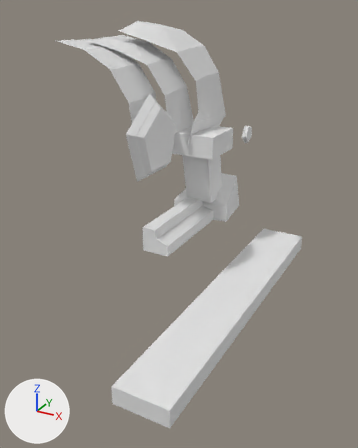
Before and after pictures for a commit that changed the Blender file Blockings.blend.
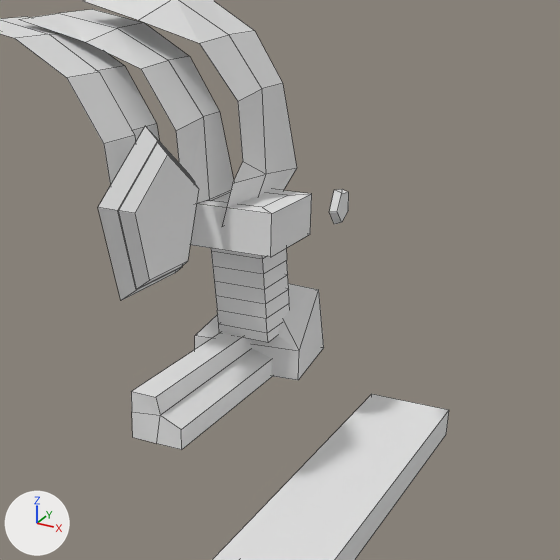
Each version appears first whole from a camera (50 mm lens) standing at (4.76, -4.47, 3.15) and looking at (2.3, 0.0, 0.92), and next in a close-up on the part from 21% to 100% of the width and 7% to 70% of the height. Lighting does not change. The marker at lower left points along +X, +Y and +Z. The close-ups show mesh edges as thin lines.

The first close-up shows 'InnerPadding', 'Keyhole', 'KeyholeBackframe', 'MetalLeg', 'MetalLegDecor', 'MetalStairs', 'MetalStrap', 'TopPadding', 'WoodenLid', 'WoodenPlane'.
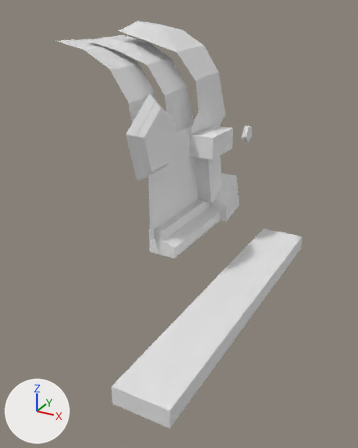
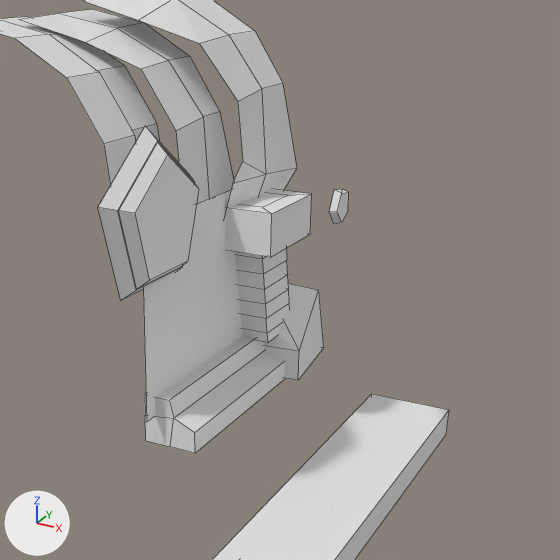
Commit message: Blocking: add wooden wall

Pixel boxes (x1, y1, x2, y2) of what changed, in the close-ups (560 x 560 px):
'WoodenWall', added: after (143, 190, 242, 422)
'MetalStairs', moved: before (131, 332, 272, 450); after (145, 336, 285, 453)

The change, as a diff of the scene's bpy script:
```diff
--- a/Blockings.blend.py
+++ b/Blockings.blend.py
@@ me_plane @@
+me_plane.from_pydata([(-0.88, -1.0, 0.0), (0.64, -1.0, 0.0), (-0.88, 1.0, 0.0), (0.64, 1.0, 0.0)], [], [(0, 1, 3, 2)])
@@ ob_metalstairs @@
 ob_metalstairs = bpy.data.objects.new('MetalStairs', me_cube_003)
-ob_metalstairs.location = (1.949, 0.715, 0.612)
+ob_metalstairs.location = (2.042, 0.715, 0.612)
 ob_metalstairs.scale = (0.172, 0.665, 0.172)
@@ ob_woodenwall @@
+ob_woodenwall = bpy.data.objects.new('WoodenWall', me_plane)
+ob_woodenwall.location = (1.941, 0.727, 1.116)
+ob_woodenwall.rotation_euler = (0.0, 1.571, 0.0)  # degrees (0, 90, 0)
+ob_woodenwall.scale = (0.772, 0.772, 0.772)
```
